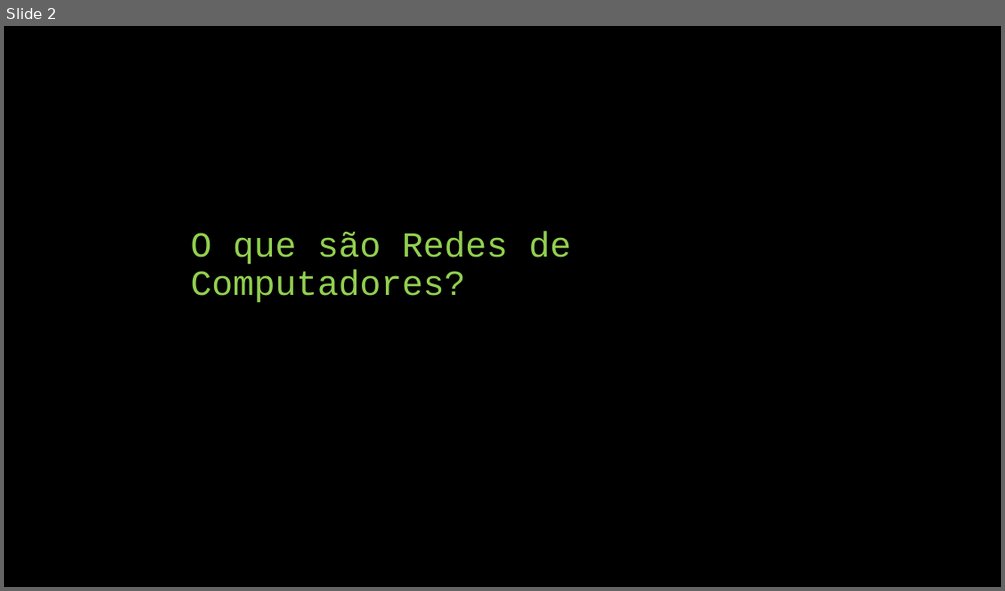
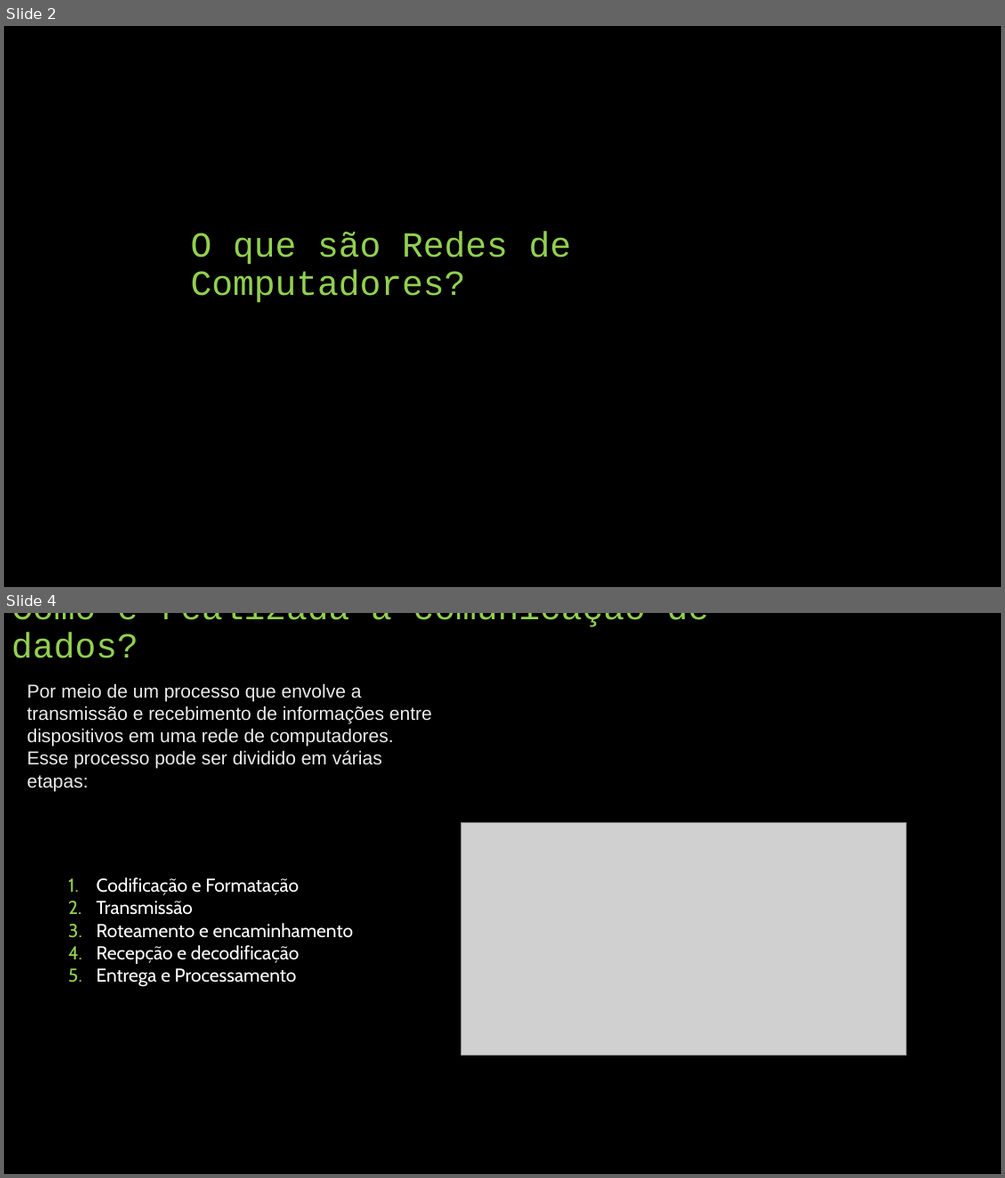
Before and after one commit to AlissoNNunes1/UNIT, a slide deck: rede de computadores/me1redes/Rede de Computadores.pptx. Shown one above the other, each under a label of ours: slide 2 before the commit, slides 2 and 4 after it; the slides between them are not shown. The pictures are 1005x591 and 1005x1178 pixels, drawn with LibreOffice and Linux fonts; fonts in the diff are those of the drawing; grey boxes stand for pictures. Boxes give left, top, right and bottom in pixels: in the first picture for what was removed or moved away, otherwise in the second. Text is boxed around its words. In the diff, an @@ line names an element or a change of style, - is before the commit and + after.

```diff
--- a/rede de computadores/me1redes/Rede de Computadores.pptx
+++ b/rede de computadores/me1redes/Rede de Computadores.pptx
@@ slide 4 added at (4,613,1001,1174), background #000000 @@
@@ title added at (11,613,710,658), 34 pt, text #92D050 @@
+Como é realizada a comunicação de dados?
@@ text added at (27,683,432,769), 18 pt, text #ECECEC @@
+Por meio de um processo que envolve a transmissão e recebimento de informações entre dispositivos em uma rede de computadores. Esse processo pode ser dividido em várias etapas:
@@ picture added at (461,823,906,1055) @@
@@ text added at (97,877,353,987), 18 pt, text #FFFFFF @@
+1. Codificação e Formatação
+2. Transmissão
+3. Roteamento e encaminhamento
+4. Recepção e decodificação
+5. Entrega e Processamento
```
Also in this commit, not shown: 1 slide changed, 10 other slides added, 9 slides removed, 26 other files.
